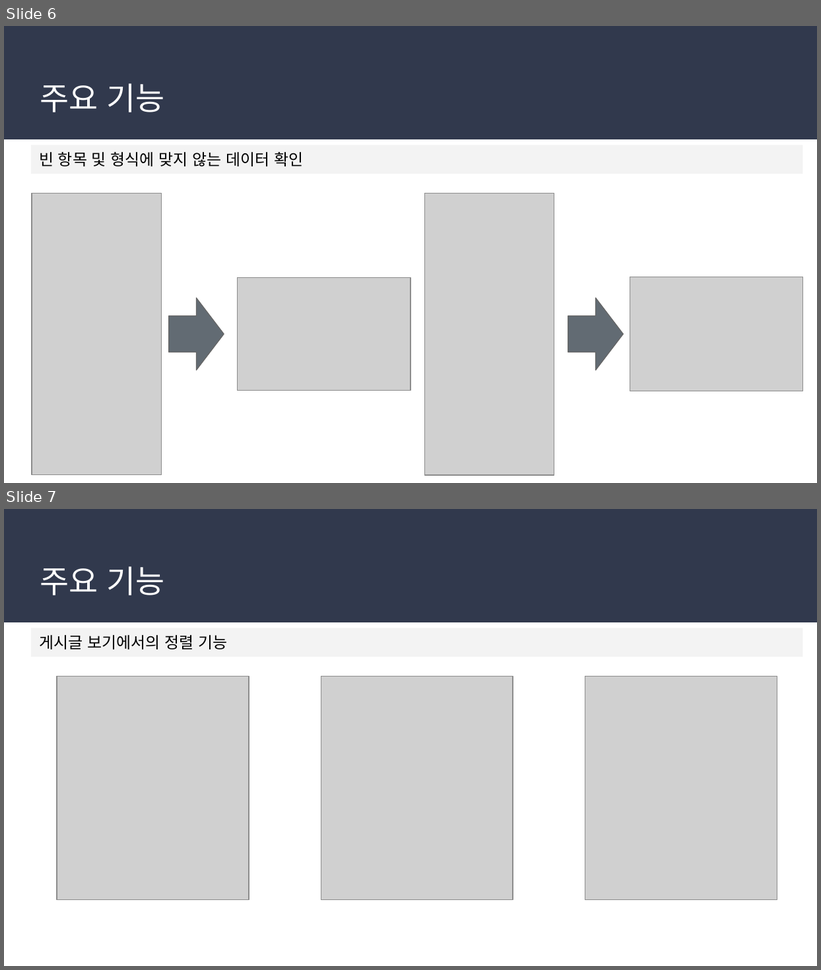
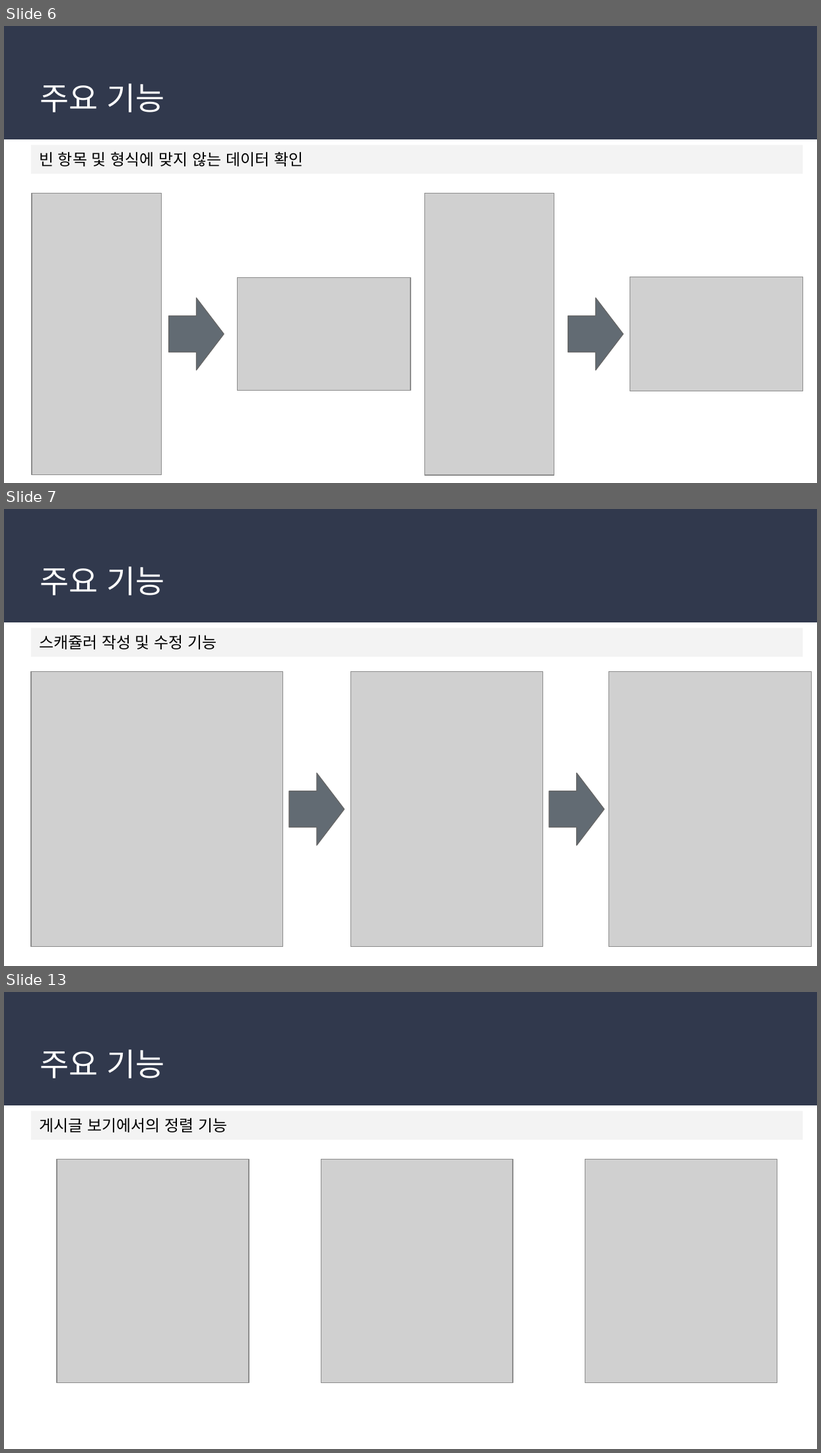
Before and after one commit to soulluna/-6th-_cosmo_1th_group, a slide deck: 작업완료포트폴리오/6. 1차 발표문서/전자결재시스템 1차 발표.pptx. Shown one above the other, each under a label of ours: slides 6 and 7 before the commit, slides 6, 7 and 13 after it; the slides between them are not shown. The pictures are 821x970 and 821x1453 pixels, drawn with LibreOffice and Linux fonts; fonts in the diff are those of the drawing; grey boxes stand for pictures. Boxes give left, top, right and bottom in pixels: in the first picture for what was removed or moved away, otherwise in the second. Text is boxed around its words. In the diff, an @@ line names an element or a change of style, - is before the commit and + after.

```diff
--- a/작업완료포트폴리오/6. 1차 발표문서/전자결재시스템 1차 발표.pptx
+++ b/작업완료포트폴리오/6. 1차 발표문서/전자결재시스템 1차 발표.pptx
@@ slide 7 added at (x1=4, y1=509, x2=817, y2=966), background #FFFFFF; not listed: 1 template element that a slide beside it also shows @@
@@ title added at (x1=40, y1=566, x2=165, y2=595), 28 pt, text #FFFFFF @@
+주요 기능
@@ rectangle added at (x1=31, y1=628, x2=803, y2=657), fill #F3F3F3, 14 pt, text #000000 @@
+스캐쥴러 작성 및 수정 기능
@@ picture added at (x1=31, y1=671, x2=283, y2=947) @@
@@ picture added at (x1=350, y1=671, x2=543, y2=947) @@
@@ picture added at (x1=609, y1=671, x2=811, y2=947) @@
@@ right arrow added at (x1=289, y1=773, x2=345, y2=846), fill #626B73, outline #666666 0.75 pt @@
@@ right arrow added at (x1=550, y1=773, x2=605, y2=846), fill #626B73, outline #666666 0.75 pt @@
@@ what was slide 7 is now slide 13 @@
```
Also in this commit, not shown: 1 slide changed, 6 other slides added, 2 other files.
